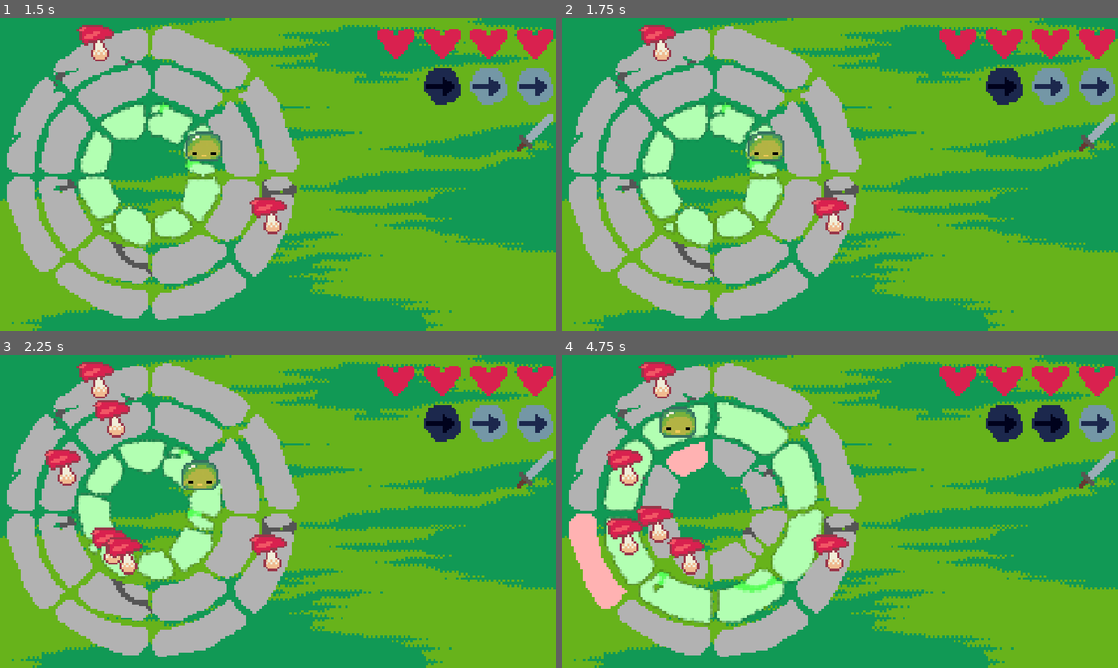
Above: before the commit, frames 1-4 (two rows, left to right).
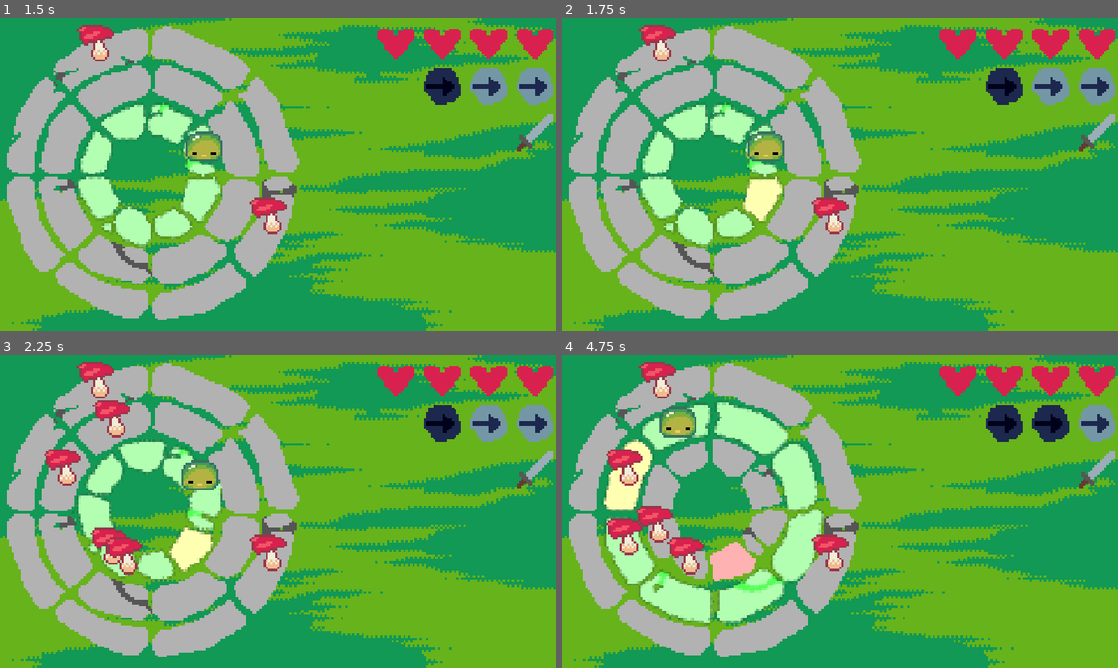
Above: after the commit, the same moments.

Repository: theophylaktos/sanocho-ygda-jam-2026
Game: Godot game, scene res://main/main.tscn
Two runs of this game, one before a commit and one after it. Both use one fixed random seed, a clock stepped at 60 frames per second and the inputs below.
Inputs:
- Up to frame 1 (1.5 s): tap Enter (start) at 0.5 s; hold D (ring_right) 0.53-1.28 s; tap R (toggle) at 0.6 s; hold S (move_down) from 1.28 s (still down); tap Space (location) at 1.35 s
- Up to frame 2 (1.75 s): keep holding S (move_down); tap R (toggle) at 1.55 s
- Up to frame 3 (2.25 s): tap Enter (start) at 2, 2.1 s; release S (move_down) at 2.03 s; hold D (ring_right) from 2.03 s (still down)
- Up to frame 4 (4.75 s): tap R (toggle) at 2.3, 2.85, 3.6, 4.55 s; release D (ring_right) at 2.78 s; hold W (move_up) 2.78-3.53 s; hold Q (ring_left) from 3.53 s (still down); tap Space (location) at 4.35 s

Frame 1 is identical in both runs. In frame 2, 0.7% of the frame differs, in the area x 32-40%, y 50-65%; in frame 3, 0.7%; in frame 4, 3.6%, in the area x 1-35%, y 26-82%.

Commit message:
direction attack selection beginnigns

Diff:
--- a/main/ui.gd
+++ b/main/ui.gd
@@ -6,6 +6,7 @@
 	GameState.moves_left_changed.connect(_change_moves_left)
 
 func _change_moves_left():
+	pass
 	if GameState.moves_left < GameState.max_moves:
 		%Moves.get_child(GameState.max_moves - GameState.moves_left - 1).texture = move_icon_used
 	if GameState.moves_left == 0:
--- a/player/player.gd
+++ b/player/player.gd
@@ -2,11 +2,20 @@
 
 @export var ring: int = 1
 
-@export var degree: int = 2
+@export var degree: int = 2:
+	set(new_value):
+		if new_value < 0:
+			new_value = 8 + new_value
+		degree = new_value % 8
 
 @export var local: Node2D
 
 const SPEED = 0.5
+
+var selected_direction: String = "W":
+	set(new_value):
+		selected_direction = new_value
+		print("selected direction: ", new_value)
 
 # Called when the node enters the scene tree for the first time.
 func _ready() -> void:
@@ -23,6 +32,7 @@
 		return
 
 	if Input.is_action_just_pressed("ring_left"):
+		selected_direction = "A"
 		if GameState.moves_left <= 0:
 			return
 
@@ -36,6 +46,7 @@
 				GameState.rotate_ring(2, %Level.ring_two, -1, SPEED)
 
 	if Input.is_action_just_pressed("ring_right"):
+		selected_direction = "D"
 		if GameState.moves_left <= 0:
 			return
 
@@ -49,43 +60,102 @@
 				GameState.rotate_ring(2, %Level.ring_two, 1, SPEED)
 
 	if Input.is_action_just_pressed("move_up"):
-		if sign(degree) == 1 or sign(degree) == 0:
-			if abs(degree) % 8 < 4:
-				_move_in()
-			else:
-				_move_out()
+		selected_direction = "W"
+		if abs(degree) % 8 < 4:
+			_move_in()
 		else:
-			if abs(degree) % 8 > 4:
-				_move_in()
-			else:
-				_move_out()
+			_move_out()
 
 	if Input.is_action_just_pressed("move_down"):
-		if sign(degree) == 1 or sign(degree) == 0:
-			if abs(degree) % 8 < 4:
-				_move_out()
-			else:
-				_move_in()
+		selected_direction = "S"
+		if abs(degree) % 8 < 4:
+			_move_out()
 		else:
-			if abs(degree) % 8 > 4:
-				_move_out()
-			else:
-				_move_in()
+			_move_in()
+
 
 	if Input.is_action_just_pressed("toggle"):
 		for i in AttackPatterns.attack_patterns["attack"].size():
-			var segments: Array[Vector2] = [
-				AttackPatterns.attack_patterns["attack"][i] + Vector2i(ring, degree),
-				AttackPatterns.attack_patterns["attack"][i] + Vector2i(-1 * ring, -1 * degree),
-				AttackPatterns.attack_patterns["attack"][i] + Vector2i(degree, ring),
-				AttackPatterns.attack_patterns["attack"][i] + Vector2i(-1 * degree, -1 * ring),
-			]
-			for segment in segments:
-				if segment.x >= 0 and segment.x <= 2:
-					if sign(segment.y) == 1 or sign(segment.y) == 0:
-						GameState.toggle_attack_segment(int(segment.x), int(segment.y) % 8)
-					else:
-						GameState.toggle_attack_segment(int(segment.x), 8 - (int(abs(segment.y)) % 8))
+			var x = AttackPatterns.attack_patterns["attack"][i].x
+			var y = AttackPatterns.attack_patterns["attack"][i].y
+			print("Base direction of segment to be changed: ", x, " ", y)
+			print("Coordinates of player: ", Vector2i(ring, degree))
+			print("Current selected direction: ", selected_direction)
+
+			var faces: Dictionary[String, Vector2] = {
+				"Forward": Vector2i(ring, degree) + Vector2i(x, y),
+				"Backward": Vector2i(ring, degree) + Vector2i(-x, -y),
+				"Leftward": Vector2i(ring, degree) + Vector2i(y, x),
+				"Rightward": Vector2i(ring, degree) + Vector2i(-y, -x),
+			}
+
+			var segment: Vector2i = Vector2i(0,0)
+			var direction = ""
+
+			if degree == 0 or degree == 7:
+				direction = "Right"
+			if degree == 1 or degree == 2:
+				direction = "Down"
+			if degree == 3 or degree == 4:
+				direction = "Left"
+			if degree == 5 or degree == 6:
+				direction = "Up"
+
+			if selected_direction == "W":
+				if direction == "Right":
+					segment = faces["Rightward"]
+				if direction == "Down":
+					segment = faces["Forward"]
+				if direction == "Left":
+					segment = faces["Leftward"]
+				if direction == "Up":
+					segment = faces["Backward"]
+
+			if selected_direction == "S":
+				if direction == "Right":
+					segment = faces["Leftward"]
+				if direction == "Down":
+					segment = faces["Backward"]
+				if direction == "Left":
+					segment = faces["Rightward"]
+				if direction == "Up":
+					segment = faces["Forward"]
+
+			if selected_direction == "A":
+				if direction == "Right":
+					segment = faces["Forward"]
+				if direction == "Down":
+					segment = faces["Leftward"]
+				if direction == "Left":
+					segment = faces["Backward"]
+				if direction == "Up":
+					segment = faces["Rightward"]
+
+			if selected_direction == "D":
+				if direction == "Right":
+					segment = faces["Backward"]
+				if direction == "Down":
+					segment = faces["Rightward"]
+				if direction == "Left":
+					segment = faces["Forward"]
+				if direction == "Up":
+					segment = faces["Leftward"]
+
+			print("Coordinates of the segment to attempt to change: ", segment)
+
+			if segment.x >= 0 and segment.x <= 2:
+				if segment.y < 0:
+					segment.y = 8 + segment.y
+				segment.y = segment.y % 8
+				GameState.toggle_attack_segment(segment.x, segment.y)
+
+			#for segment in segments:
+				#print(segment)
+				#if segment.x >= 0 and segment.x <= 2:
+					#if sign(segment.y) == 1 or sign(segment.y) == 0:
+						#GameState.toggle_attack_segment(int(segment.x), int(segment.y) % 8)
+					#else:
+						#GameState.toggle_attack_segment(int(segment.x), 8 - (int(abs(segment.y)) % 8))
 
 func _move_in():
 	if ring >= 2:
Not shown, added: 1 assets/art/enemies/mushroom/ghost-back.png.import
Not shown, added: 1 assets/art/enemies/mushroom/ghost-front.png.import
Not shown, added: 1 assets/art/enemies/mushroom/ghost-side.png.import
Not shown, added: 1 assets/art/enemies/mushroom/mushroom-left.png.import
Not shown, added: 1 assets/art/enemies/mushroom/mushroom-right.png.import
